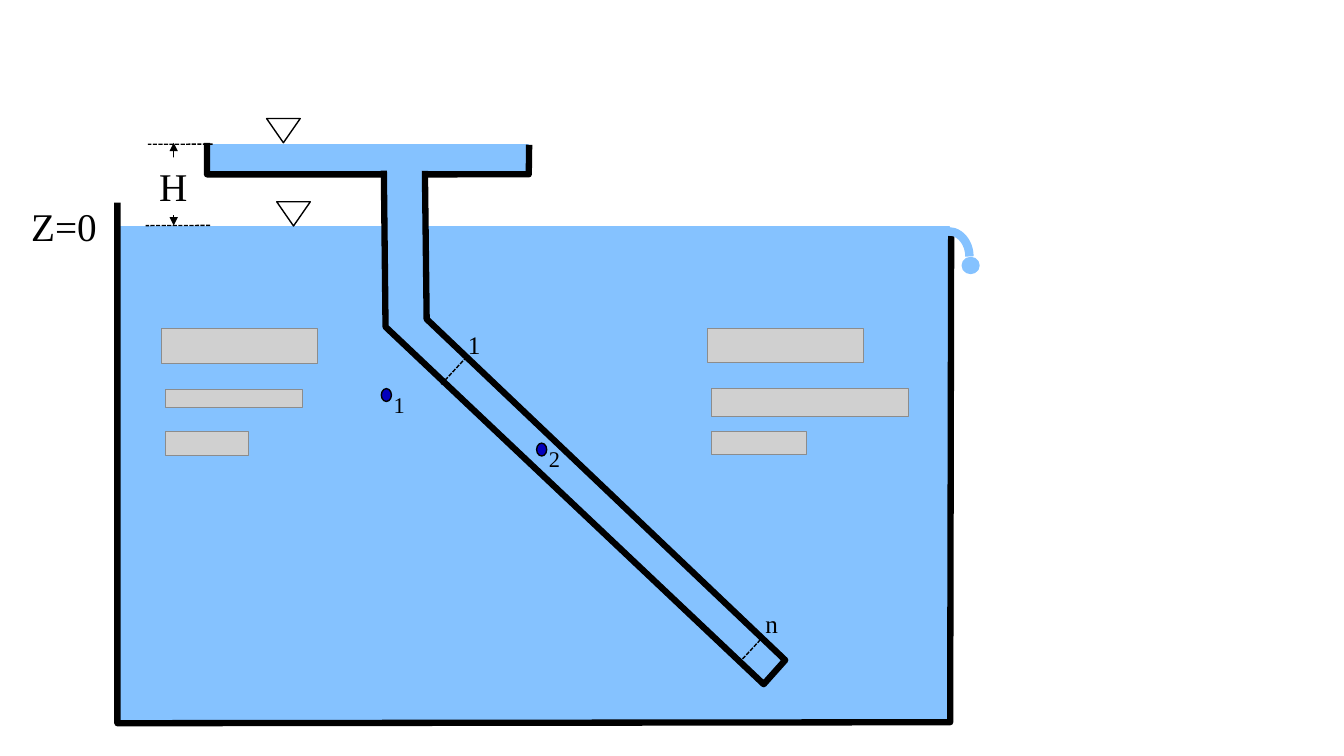
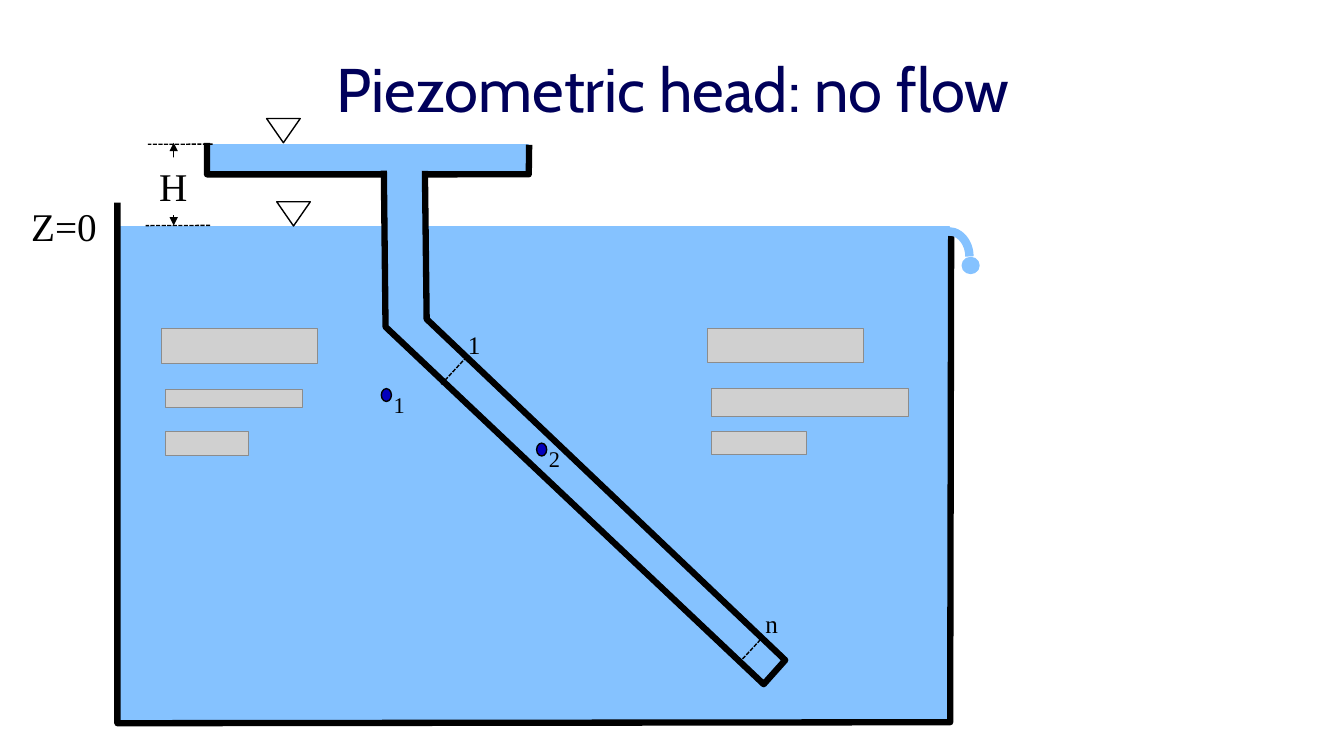
Before and after one commit to monroews/CEE4520Lectures, a slide deck: slide 13 of Manifolds.pptx (slide 12 before the commit). Drawn at 1344x756 pixels with LibreOffice and Linux fonts; fonts in the diff are those of the drawing; grey boxes stand for pictures. Boxes give left, top, right and bottom in pixels: in the first picture for what was removed or moved away, otherwise in the second. Text is boxed around its words. In the diff, an @@ line names an element or a change of style, - is before the commit and + after.

```diff
--- a/Manifolds.pptx
+++ b/Manifolds.pptx
@@ title added at (x1=337, y1=65, x2=1010, y2=113), 44 pt, text #00005A @@
+Piezometric head: no flow
```
Also in this commit, not shown: 8 other slides changed, 3 slides added.
